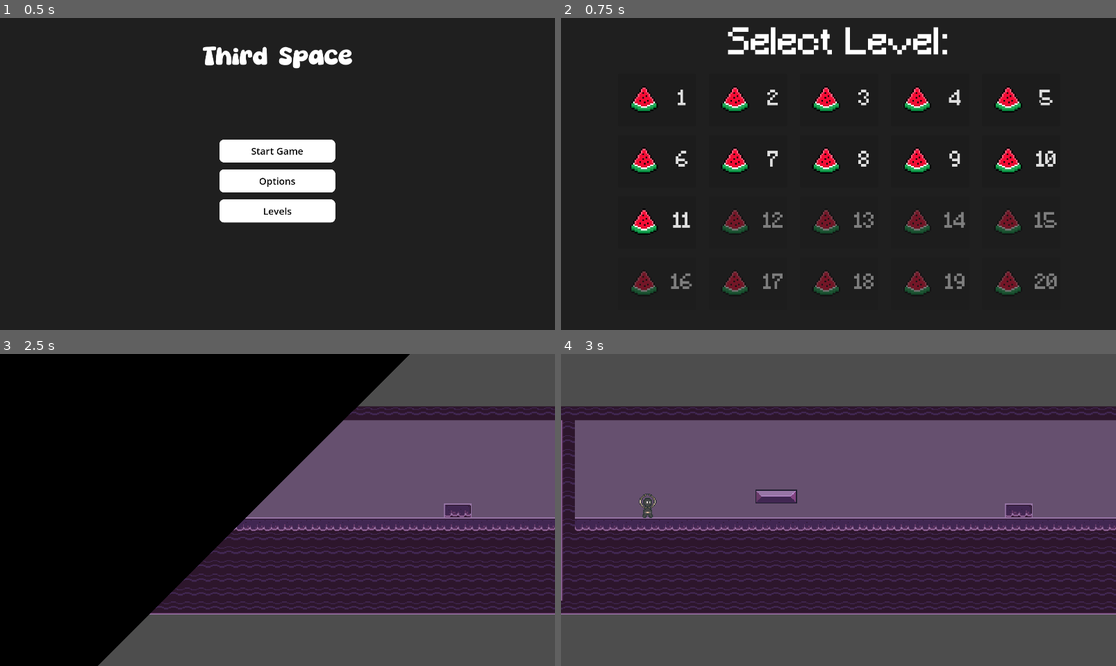
Above: before the commit, frames 1-4 (two rows, left to right).
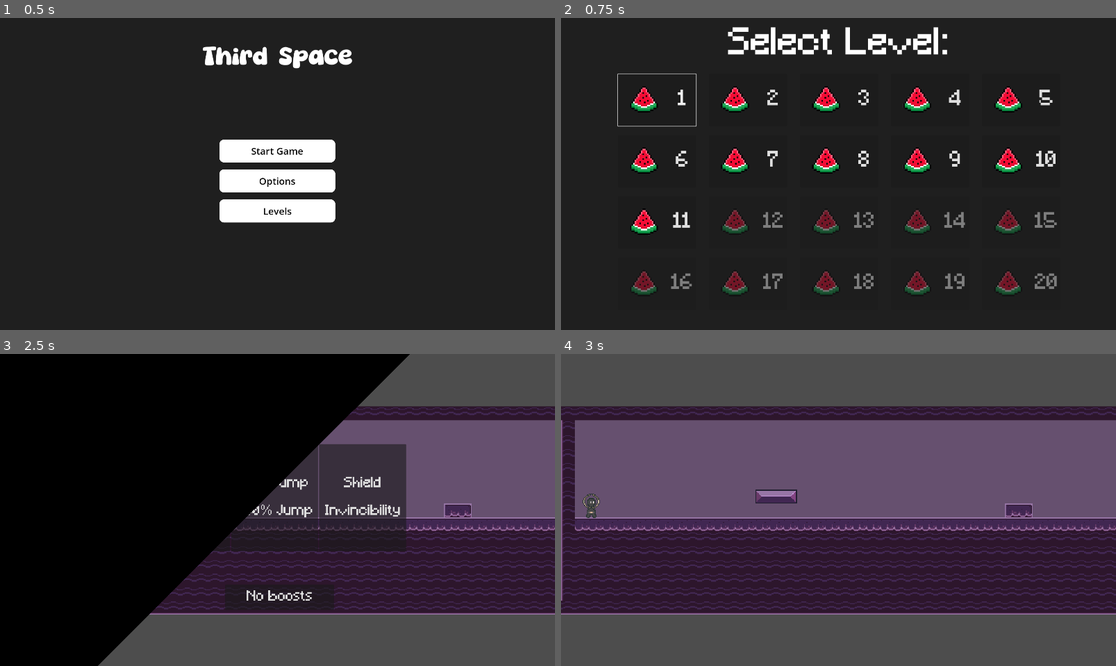
Above: after the commit, the same moments.

Repository: SmoothAsphaltRoads/thirdspacegame
Game: Godot game, scene res://scenes/main_menu.tscn
The game is run twice, just before and just after one commit, with the same random seed, the same clock (stepped at 60 frames per second) and the same inputs.
Inputs (mouse positions are in pixels of both pictures, inside the frame that each line leads up to):
- Up to frame 1 (0.5 s): no input
- Up to frame 2 (0.75 s): click "Levels" at 0.5 s
- Up to frame 3 (2.5 s): click "1" at 1.25 s; tap Enter at 2 s; move the mouse to (399, 494) at 2.02 s; hold D (right) from 2.03 s (still down); tap N (next) at 2.1 s; click (399, 494) at 2.17 s; tap W (jump) at 2.27 s
- Up to frame 4 (3 s): release D (right) at 2.75 s; click (749, 497) at 2.75 s, where only the run after the commit has a clickable "Speed Boost +50% Speed"

Frame 1 is identical in both runs. In frame 2, 0.2% of the frame differs, in the area x 10-25%, y 17-35%; in frame 3, 7.2%, in the area x 38-74%, y 28-82%; in frame 4, 0.3%.
Error after the commit: Invalid access to property or key 'timeLeft' on a base object of type 'null instance'. (res://scripts/levels/level_1.gd:8)

Commit message:
bugfixed, fixed black screen freeze, main menu being frozen when going from pause menu

Diff:
--- a/boost_menu.gd
+++ b/boost_menu.gd
@@ -22,7 +22,7 @@
 func _on_speed_pressed() -> void:
 	var player = get_tree().get_first_node_in_group("player")
 	if player:
-			player.speed_multiplier = 1.5
+			player.speed_multiplier = 1.25
 	_start_game()
 
 func _on_jump_selected() -> void:
--- a/boost_menu.tscn
+++ b/boost_menu.tscn
@@ -27,7 +27,7 @@
 theme_override_font_sizes/font_size = 48
 text = "Speed Boost
 
-+50% Speed"
++25% Speed"
 autowrap_trim_flags = 0
 
 [node name="jump_boost" type="Button" parent="HBoxContainer" unique_id=1423047711]
--- a/scenes/levels/level_1.tscn
+++ b/scenes/levels/level_1.tscn
@@ -6,6 +6,7 @@
 [ext_resource type="TileSet" uid="uid://ccnk880u5c08d" path="res://terrain_tileset.tres" id="3_s8va5"]
 [ext_resource type="PackedScene" uid="uid://danb2mi7ejawn" path="res://scenes/end_goal.tscn" id="4_x42e6"]
 [ext_resource type="PackedScene" uid="uid://d0dcjjhj8lyla" path="res://scenes/timer.tscn" id="6_sk5k4"]
+[ext_resource type="PackedScene" uid="uid://c6b3et2vxurl1" path="res://scenes/boost_menu.tscn" id="8_dga24"]
 [ext_resource type="PackedScene" uid="uid://b2m8idh0x87o4" path="res://scenes/pause_menu.tscn" id="8_s8va5"]
 
 [node name="LevelRoot" type="Node2D" unique_id=1702505771]
@@ -43,3 +44,5 @@
 [node name="PauseMenu" parent="." unique_id=34280368 instance=ExtResource("8_s8va5")]
 layer = 2
 visible = false
+
+[node name="BoostMenu" parent="." unique_id=151055942 instance=ExtResource("8_dga24")]
--- a/scenes/levels/level_10.tscn
+++ b/scenes/levels/level_10.tscn
@@ -11,6 +11,7 @@
 [ext_resource type="PackedScene" uid="uid://dvdkgakd6fglg" path="res://scenes/enemy.tscn" id="9_m2cpo"]
 [ext_resource type="PackedScene" uid="uid://b2m8idh0x87o4" path="res://scenes/pause_menu.tscn" id="10_hkd47"]
 [ext_resource type="PackedScene" uid="uid://cq5tgkwexdaa5" path="res://scenes/static_body_2d.tscn" id="11_hvxp4"]
+[ext_resource type="PackedScene" uid="uid://c6b3et2vxurl1" path="res://scenes/boost_menu.tscn" id="12_p7cwj"]
 
 [node name="LevelRoot" type="Node2D" unique_id=1702505771]
 script = ExtResource("1_vvoq0")
@@ -58,3 +59,5 @@
 [node name="InfoBlock" parent="." unique_id=439078850 instance=ExtResource("11_hvxp4")]
 position = Vector2(222, 273)
 info_text = "Avoid the ground."
+
+[node name="BoostMenu" parent="." unique_id=151055942 instance=ExtResource("12_p7cwj")]
--- a/scenes/levels/level_11.tscn
+++ b/scenes/levels/level_11.tscn
@@ -10,6 +10,7 @@
 [ext_resource type="PackedScene" uid="uid://danb2mi7ejawn" path="res://scenes/end_goal.tscn" id="8_gr7jt"]
 [ext_resource type="PackedScene" uid="uid://cq5tgkwexdaa5" path="res://scenes/static_body_2d.tscn" id="9_bk8ll"]
 [ext_resource type="PackedScene" uid="uid://b2m8idh0x87o4" path="res://scenes/pause_menu.tscn" id="10_4fty2"]
+[ext_resource type="PackedScene" uid="uid://c6b3et2vxurl1" path="res://scenes/boost_menu.tscn" id="11_1nnno"]
 
 [node name="LevelRoot" type="Node2D" unique_id=1076902885]
 script = ExtResource("1_ntgks")
@@ -94,3 +95,5 @@
 of spikes!"
 
 [node name="PauseMenu" parent="." unique_id=34280368 instance=ExtResource("10_4fty2")]
+
+[node name="BoostMenu" parent="." unique_id=151055942 instance=ExtResource("11_1nnno")]
--- a/scenes/levels/level_2.tscn
+++ b/scenes/levels/level_2.tscn
@@ -10,6 +10,7 @@
 [ext_resource type="PackedScene" uid="uid://d0dcjjhj8lyla" path="res://scenes/timer.tscn" id="7_ibugp"]
 [ext_resource type="PackedScene" uid="uid://b2m8idh0x87o4" path="res://scenes/pause_menu.tscn" id="9_3p04p"]
 [ext_resource type="PackedScene" uid="uid://cq5tgkwexdaa5" path="res://scenes/static_body_2d.tscn" id="10_qsp8v"]
+[ext_resource type="PackedScene" uid="uid://c6b3et2vxurl1" path="res://scenes/boost_menu.tscn" id="11_nt80m"]
 
 [node name="LevelRoot" type="Node2D" unique_id=1702505771]
 script = ExtResource("1_8qukl")
@@ -49,3 +50,5 @@
 position = Vector2(266, 233)
 info_text = "That ladybug WILL
 kill you"
+
+[node name="BoostMenu" parent="." unique_id=151055942 instance=ExtResource("11_nt80m")]
--- a/scenes/levels/level_4.tscn
+++ b/scenes/levels/level_4.tscn
@@ -11,6 +11,7 @@
 [ext_resource type="PackedScene" uid="uid://dvdkgakd6fglg" path="res://scenes/enemy.tscn" id="8_glw47"]
 [ext_resource type="PackedScene" uid="uid://b2m8idh0x87o4" path="res://scenes/pause_menu.tscn" id="10_glw47"]
 [ext_resource type="PackedScene" uid="uid://cq5tgkwexdaa5" path="res://scenes/static_body_2d.tscn" id="11_4wsov"]
+[ext_resource type="PackedScene" uid="uid://c6b3et2vxurl1" path="res://scenes/boost_menu.tscn" id="12_qvnao"]
 
 [node name="LevelRoot" type="Node2D" unique_id=1702505771]
 script = ExtResource("1_um320")
@@ -53,3 +54,5 @@
 position = Vector2(754, 300)
 info_text = "You're getting the
 hang of it now!"
+
+[node name="BoostMenu" parent="." unique_id=151055942 instance=ExtResource("12_qvnao")]
--- a/scenes/levels/level_5.tscn
+++ b/scenes/levels/level_5.tscn
@@ -11,6 +11,7 @@
 [ext_resource type="PackedScene" uid="uid://dvdkgakd6fglg" path="res://scenes/enemy.tscn" id="8_glw47"]
 [ext_resource type="PackedScene" uid="uid://b2m8idh0x87o4" path="res://scenes/pause_menu.tscn" id="10_tqnj0"]
 [ext_resource type="PackedScene" uid="uid://cq5tgkwexdaa5" path="res://scenes/static_body_2d.tscn" id="11_dwyms"]
+[ext_resource type="PackedScene" uid="uid://c6b3et2vxurl1" path="res://scenes/boost_menu.tscn" id="12_6xwso"]
 
 [node name="LevelRoot" type="Node2D" unique_id=1702505771]
 script = ExtResource("1_vvoq0")
@@ -58,3 +59,5 @@
 [node name="InfoBlock" parent="." unique_id=439078850 instance=ExtResource("11_dwyms")]
 position = Vector2(276, 279)
 info_text = "Enemy Underneath!"
+
+[node name="BoostMenu" parent="." unique_id=151055942 instance=ExtResource("12_6xwso")]
--- a/scenes/levels/level_6.tscn
+++ b/scenes/levels/level_6.tscn
@@ -11,6 +11,7 @@
 [ext_resource type="PackedScene" uid="uid://dvdkgakd6fglg" path="res://scenes/enemy.tscn" id="8_glw47"]
 [ext_resource type="PackedScene" uid="uid://b2m8idh0x87o4" path="res://scenes/pause_menu.tscn" id="10_m5qie"]
 [ext_resource type="PackedScene" uid="uid://cq5tgkwexdaa5" path="res://scenes/static_body_2d.tscn" id="11_kydov"]
+[ext_resource type="PackedScene" uid="uid://c6b3et2vxurl1" path="res://scenes/boost_menu.tscn" id="12_uwlxl"]
 
 [node name="LevelRoot" type="Node2D" unique_id=1702505771]
 script = ExtResource("1_e18e5")
@@ -54,3 +55,5 @@
 info_text = "You have entered
 the moonlight
 dimension!"
+
+[node name="BoostMenu" parent="." unique_id=151055942 instance=ExtResource("12_uwlxl")]
--- a/scenes/levels/level_7.tscn
+++ b/scenes/levels/level_7.tscn
@@ -10,6 +10,7 @@
 [ext_resource type="PackedScene" uid="uid://dvdkgakd6fglg" path="res://scenes/enemy.tscn" id="8_glw47"]
 [ext_resource type="PackedScene" uid="uid://b2m8idh0x87o4" path="res://scenes/pause_menu.tscn" id="9_sjq8i"]
 [ext_resource type="PackedScene" uid="uid://cq5tgkwexdaa5" path="res://scenes/static_body_2d.tscn" id="10_q0wsq"]
+[ext_resource type="PackedScene" uid="uid://c6b3et2vxurl1" path="res://scenes/boost_menu.tscn" id="11_ivh0c"]
 
 [node name="LevelRoot2" type="Node2D" unique_id=1702505771]
 script = ExtResource("1_sjq8i")
@@ -49,3 +50,5 @@
 position = Vector2(124, 267)
 info_text = "Try pressing space
 for less time?"
+
+[node name="BoostMenu" parent="." unique_id=151055942 instance=ExtResource("11_ivh0c")]
--- a/scenes/levels/level_8.tscn
+++ b/scenes/levels/level_8.tscn
@@ -9,6 +9,7 @@
 [ext_resource type="PackedScene" uid="uid://d0dcjjhj8lyla" path="res://scenes/timer.tscn" id="7_ugcn1"]
 [ext_resource type="PackedScene" uid="uid://b2m8idh0x87o4" path="res://scenes/pause_menu.tscn" id="8_h6r4t"]
 [ext_resource type="PackedScene" uid="uid://cq5tgkwexdaa5" path="res://scenes/static_body_2d.tscn" id="9_w2i51"]
+[ext_resource type="PackedScene" uid="uid://c6b3et2vxurl1" path="res://scenes/boost_menu.tscn" id="10_xsrpe"]
 
 [node name="LevelRoot" type="Node2D" unique_id=1702505771]
 script = ExtResource("1_vvoq0")
@@ -54,3 +55,5 @@
 position = Vector2(296, 302)
 info_text = "Once again this
 level!"
+
+[node name="BoostMenu" parent="." unique_id=151055942 instance=ExtResource("10_xsrpe")]
--- a/scenes/levels/level_9.tscn
+++ b/scenes/levels/level_9.tscn
@@ -11,6 +11,7 @@
 [ext_resource type="PackedScene" uid="uid://dvdkgakd6fglg" path="res://scenes/enemy.tscn" id="9_m2cpo"]
 [ext_resource type="PackedScene" uid="uid://b2m8idh0x87o4" path="res://scenes/pause_menu.tscn" id="10_kj523"]
 [ext_resource type="PackedScene" uid="uid://cq5tgkwexdaa5" path="res://scenes/static_body_2d.tscn" id="11_xampj"]
+[ext_resource type="PackedScene" uid="uid://c6b3et2vxurl1" path="res://scenes/boost_menu.tscn" id="12_xev4b"]
 
 [sub_resource type="TileSetAtlasSource" id="TileSetAtlasSource_6iamk"]
 texture = ExtResource("1_ksju7")
@@ -260,3 +261,5 @@
 [node name="InfoBlock" parent="." unique_id=439078850 instance=ExtResource("11_xampj")]
 position = Vector2(209, 317)
 info_text = "Double Jump!"
+
+[node name="BoostMenu" parent="." unique_id=151055942 instance=ExtResource("12_xev4b")]
--- a/scripts/level_select.gd
+++ b/scripts/level_select.gd
@@ -1,7 +1,7 @@
 extends Control
 
 @onready var rows: VBoxContainer = $MarginContainer/VBoxContainer
-
+@onready var level_1: Button = $MarginContainer/VBoxContainer/row1/Level1
 func _ready() -> void:
 	var index := 0
 	for row in rows.get_children():
@@ -13,3 +13,4 @@
 				else:
 					button.disabled = true
 				index += 1
+	level_1.grab_focus()
--- a/scripts/levels/level_1.gd
+++ b/scripts/levels/level_1.gd
@@ -1,11 +1,11 @@
 extends Node
-@onready var timer: CanvasLayer = $Timer
+@onready var timer: Label = $timer
 
 
 # Called when the node enters the scene tree for the first time.
 func _ready() -> void:
-	timer.start(10.0)
-
+	var timer := get_tree().current_scene.get_node("timer")
+	LevelManager.time_left = timer.timeLeft
 
 # Called every frame. 'delta' is the elapsed time since the previous frame.
 func _process(delta: float) -> void:
--- a/scripts/pause_menu.gd
+++ b/scripts/pause_menu.gd
@@ -23,6 +23,7 @@
 
 
 func _on_quit_pressed() -> void:
+	get_tree().paused = false
 	get_tree().change_scene_to_file("res://scenes/main_menu.tscn")
 
 
--- a/scripts/transition.gd
+++ b/scripts/transition.gd
@@ -3,7 +3,7 @@
 
 # Called when the node enters the scene tree for the first time.
 func _ready() -> void:
-	pass # Replace with function body.
+	process_mode =Node.PROCESS_MODE_ALWAYS
 
 # Called every frame. 'delta' is the elapsed time since the previous frame.
 func _process(delta: float) -> void:
